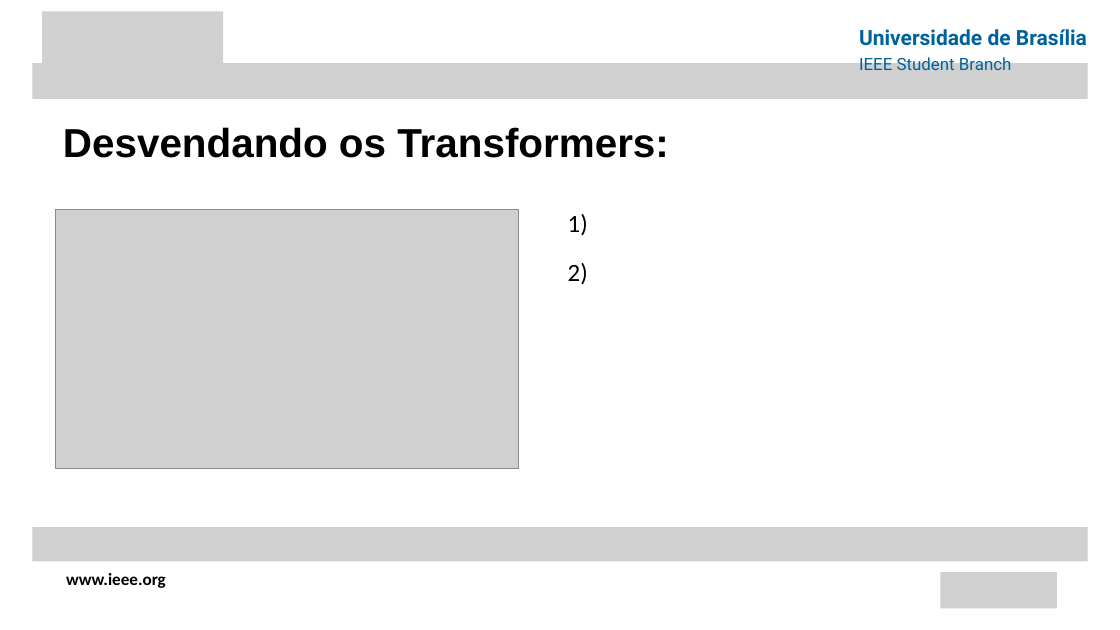
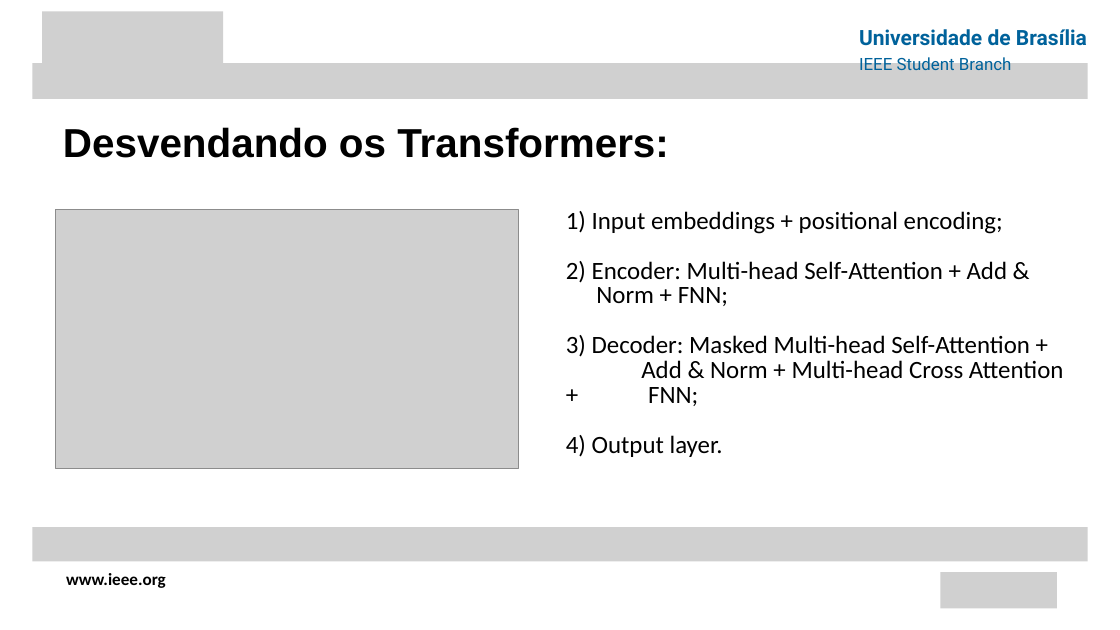
Before and after one commit to gusfring41/Apresentacao-LLM-CIS, a slide deck: slide 6 of apresentacaoLLM.pptx. Drawn at 1120x630 pixels with LibreOffice and Linux fonts; fonts in the diff are those of the drawing; grey boxes stand for pictures. Boxes give left, top, right and bottom in pixels: in the first picture for what was removed or moved away, otherwise in the second. Text is boxed around its words. In the diff, an @@ line names an element or a change of style, - is before the commit and + after.

```diff
--- a/apresentacaoLLM.pptx
+++ b/apresentacaoLLM.pptx
@@ text at [566, 211, 1064, 457]: text changed @@
-1)
-2)
+1) Input embeddings + positional encoding;
+2) Encoder: Multi-head Self-Attention + Add & Norm + FNN;
+3) Decoder: Masked Multi-head Self-Attention + Add & Norm + Multi-head Cross Attention + FNN;
+4) Output layer.
```
Also in this commit, not shown: 7 other slides changed, 1 slide added, 1 other file.
